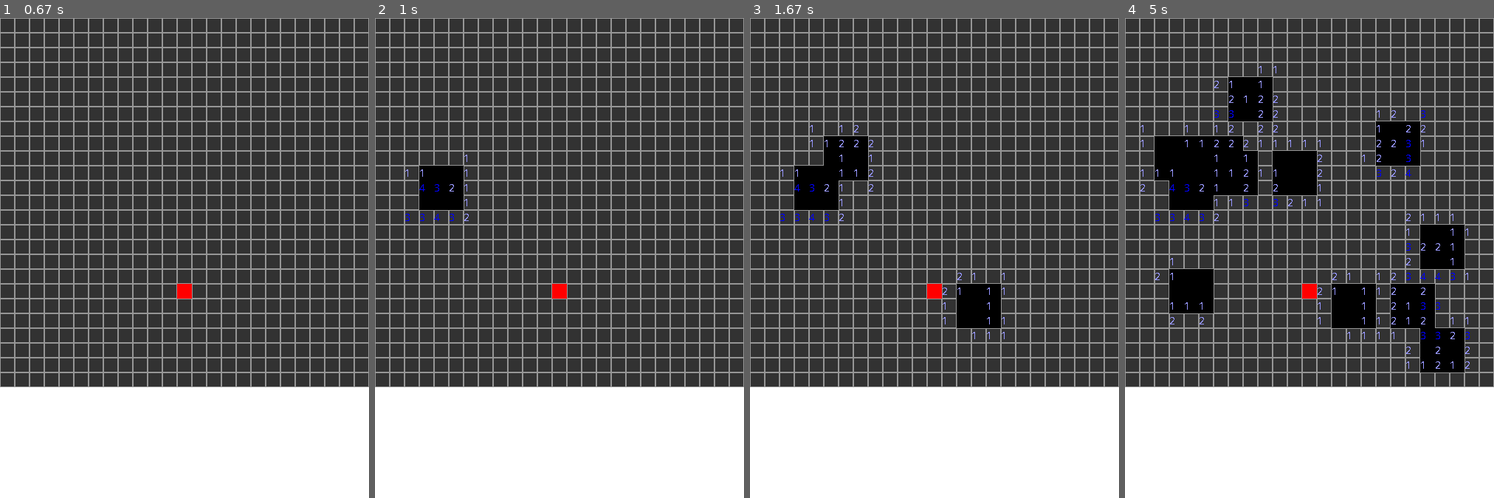
Above: before the commit, frames 1-4 (left to right).
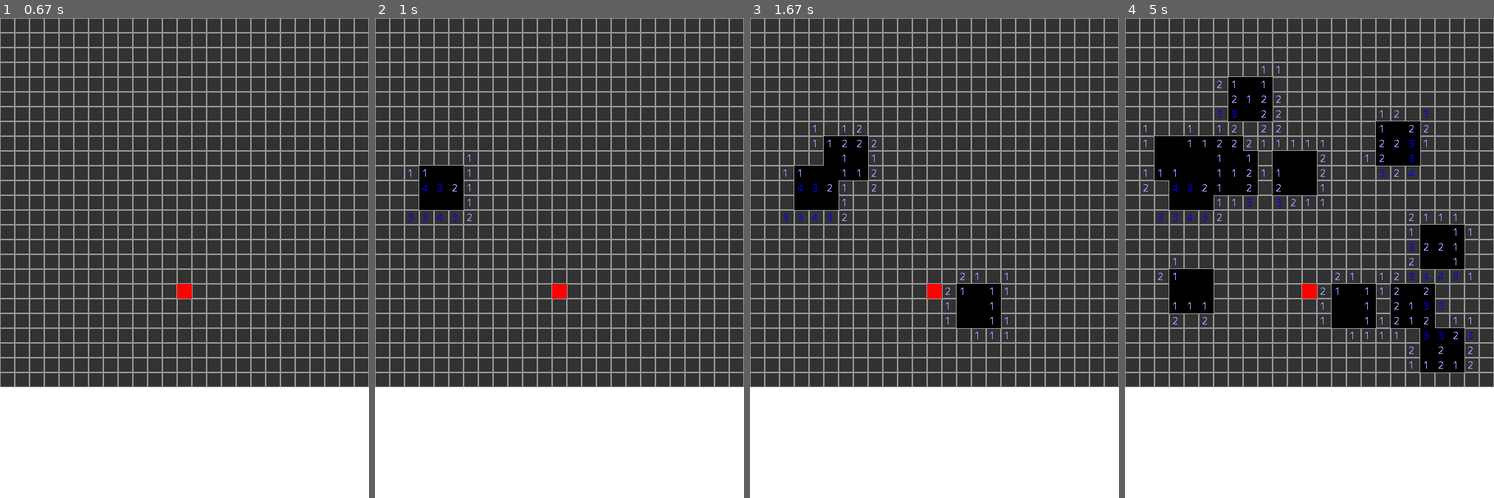
Above: after the commit, the same moments.

Repository: abstralexis/pygame-minesweeper
Game: pygame game, started from main.py
The game is run twice, just before and just after one commit, with the same random seed, the same clock (stepped at 60 frames per second) and the same inputs.
Inputs (mouse positions are in pixels of both pictures, inside the frame that each line leads up to):
- Up to frame 1 (0.67 s): right-click (184, 291) at 0.42 s
- Up to frame 2 (1 s): click (445, 186) at 0.78 s
- Up to frame 3 (1.67 s): click (978, 301) at 1.15 s; click (845, 162) at 1.52 s
- Up to frame 4 (5 s): click (1298, 176) at 1.88 s; click (1250, 99) at 2.25 s; click (1169, 152) at 2.62 s; click (1438, 354) at 2.98 s; move the mouse to (1390, 138) at 3.23 s; click (1390, 138) at 3.35 s; move the mouse to (1228, 171) at 3.6 s; click (1228, 171) at 3.72 s; move the mouse to (1409, 310) at 3.97 s; click (1409, 310) at 4.08 s; click (1195, 286) at 4.45 s; click (1438, 253) at 4.82 s

Frame 1 is identical in both runs. In frame 2, 0.2% of the frame differs, in the area x 8-27%, y 28-43%; in frame 3, 0.4%; in frame 4, 1.5%, in the area x 4-95%, y 10-74%.

Commit message:
Centre numbers into spaces

Diff:
--- a/main.py
+++ b/main.py
@@ -183,11 +183,11 @@
             for pressed_rect in pressed:
                 pygame.draw.rect(WIN, BLACK, pressed_rect)
 
-        if len(flagged) > 0:
+        if len(flagged) > 0:                # Fill in flagged spaces
             for flag in flagged:
                 pygame.draw.rect(WIN, RED, flag)
 
-        revealed = []
+        revealed = []                       # Do the numbers
         if len(pressed) > 0:
             for pressed_rect in pressed:
                 adj = get_adjacent(pressed_rect)
@@ -205,7 +205,7 @@
                             else:
                                 col = ORANGE
 
-                            text = COMICSANSMS.render(f"{mines}", False, col)
+                            text = COMICSANSMS.render(f" {mines}", False, col)
                             revealed.append((text, tile))
 
         if len(revealed) > 0:
